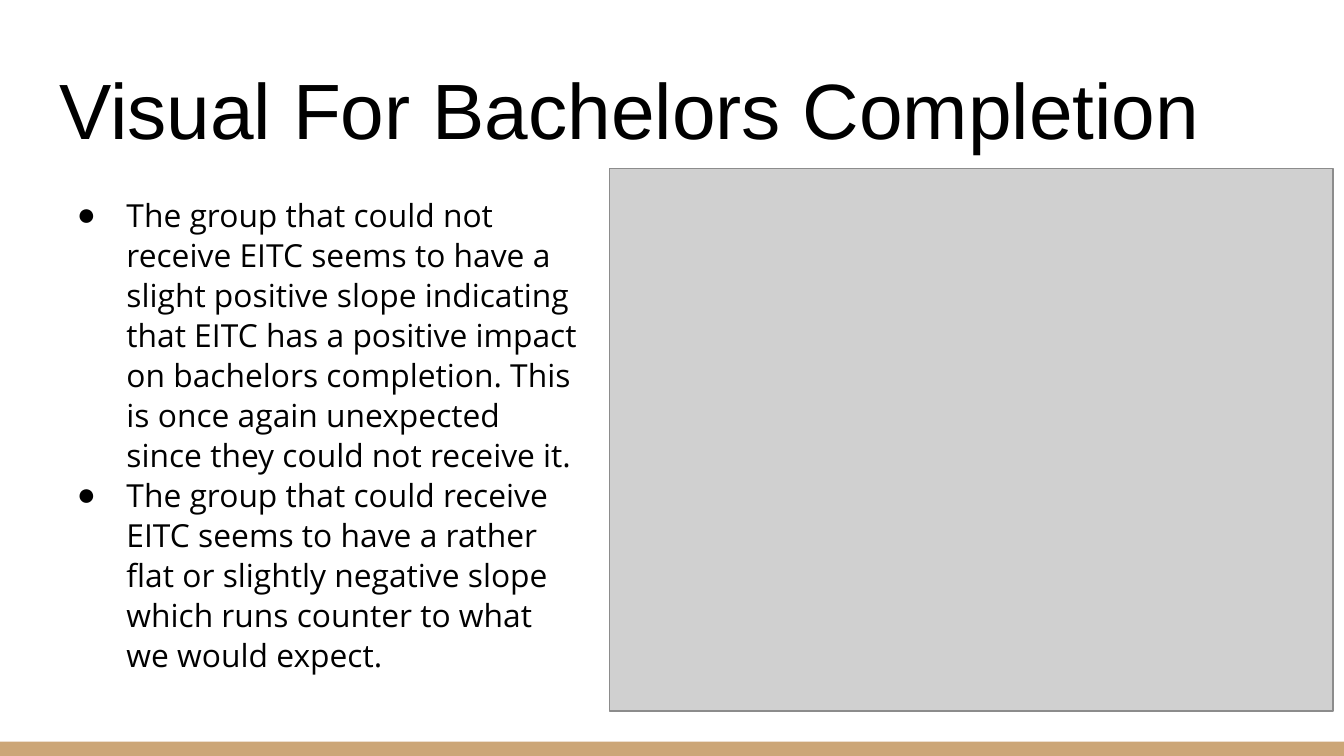
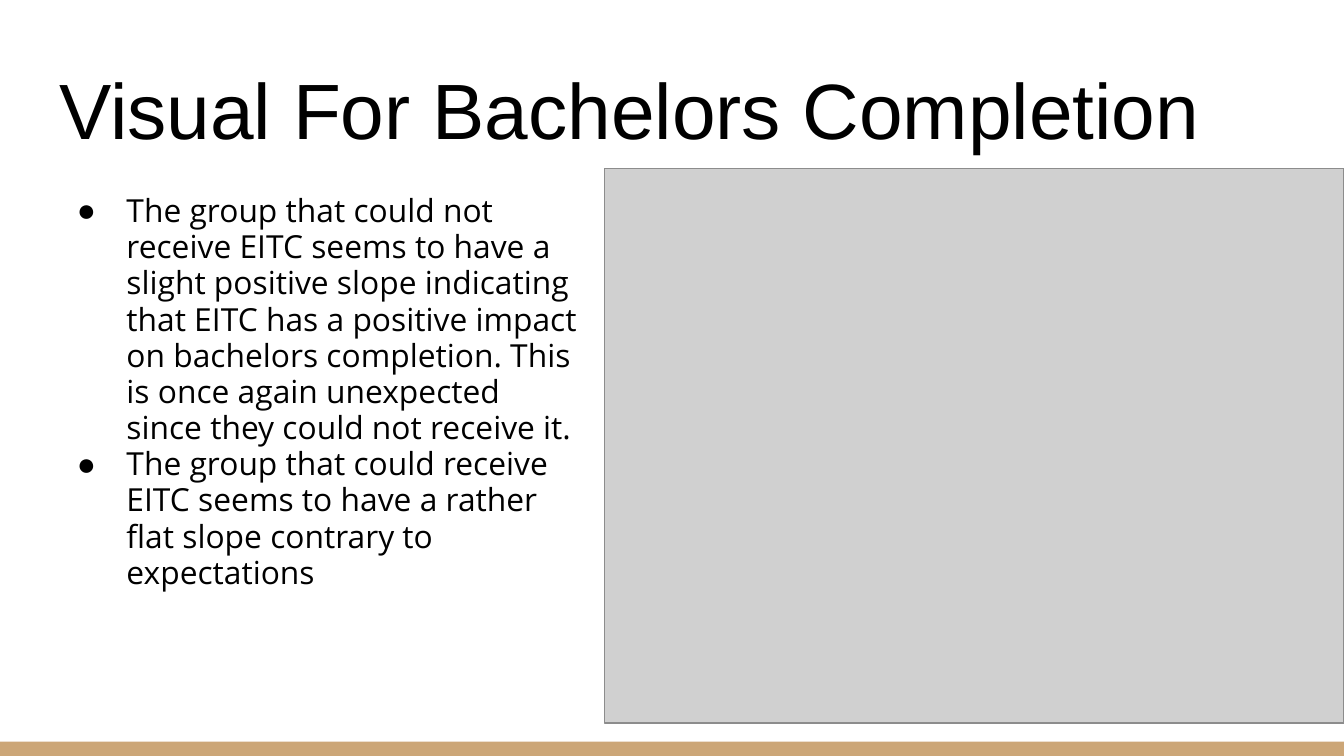
Before and after one commit to saifelsisy/EITC_EDUCATION_ANALYSIS, a slide deck: slide 9 of Earned Income Tax Credit.pptx. Drawn at 1344x756 pixels with LibreOffice and Linux fonts; fonts in the diff are those of the drawing; grey boxes stand for pictures. Boxes give left, top, right and bottom in pixels: in the first picture for what was removed or moved away, otherwise in the second. Text is boxed around its words. In the diff, an @@ line names an element or a change of style, - is before the commit and + after.

```diff
--- a/Earned Income Tax Credit.pptx
+++ b/Earned Income Tax Credit.pptx
@@ picture: place and size @@
-picture at <box>610,168,1333,711</box>
+picture at <box>605,168,1344,722</box>
@@ text at <box>126,198,577,447</box>: line spacing 1.05 to 0.95 @@
@@ text at <box>126,446,548,592</box>: text changed @@
-● The group that could receive EITC seems to have a rather flat or slightly negative slope which runs counter to what we would expect.
+● The group that could receive EITC seems to have a rather flat slope contrary to expectations
```
Also in this commit, not shown: 7 other slides changed, 1 other file.
